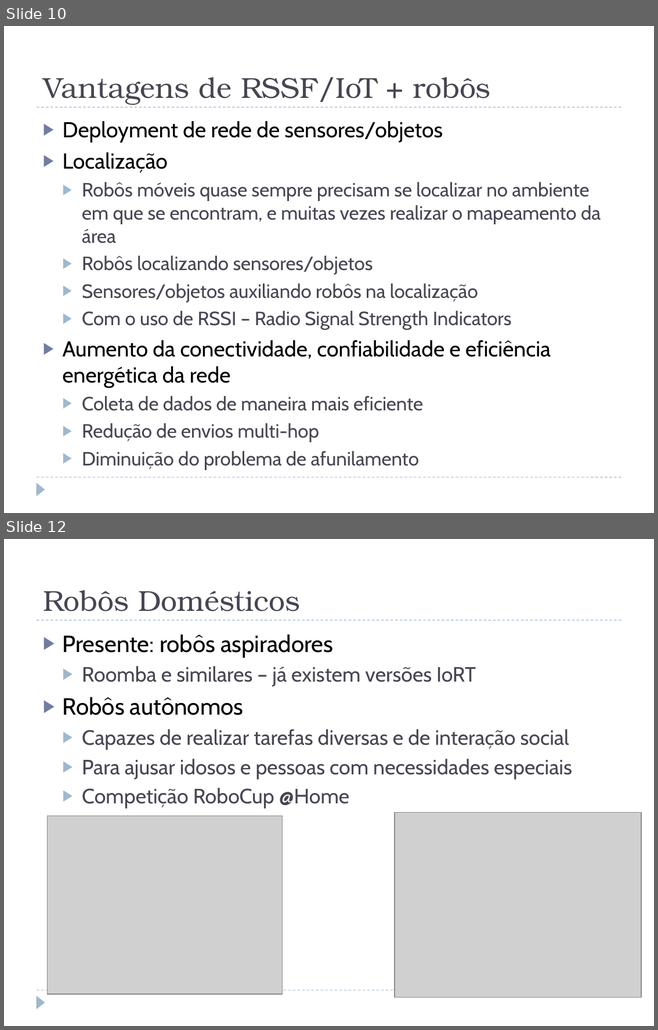
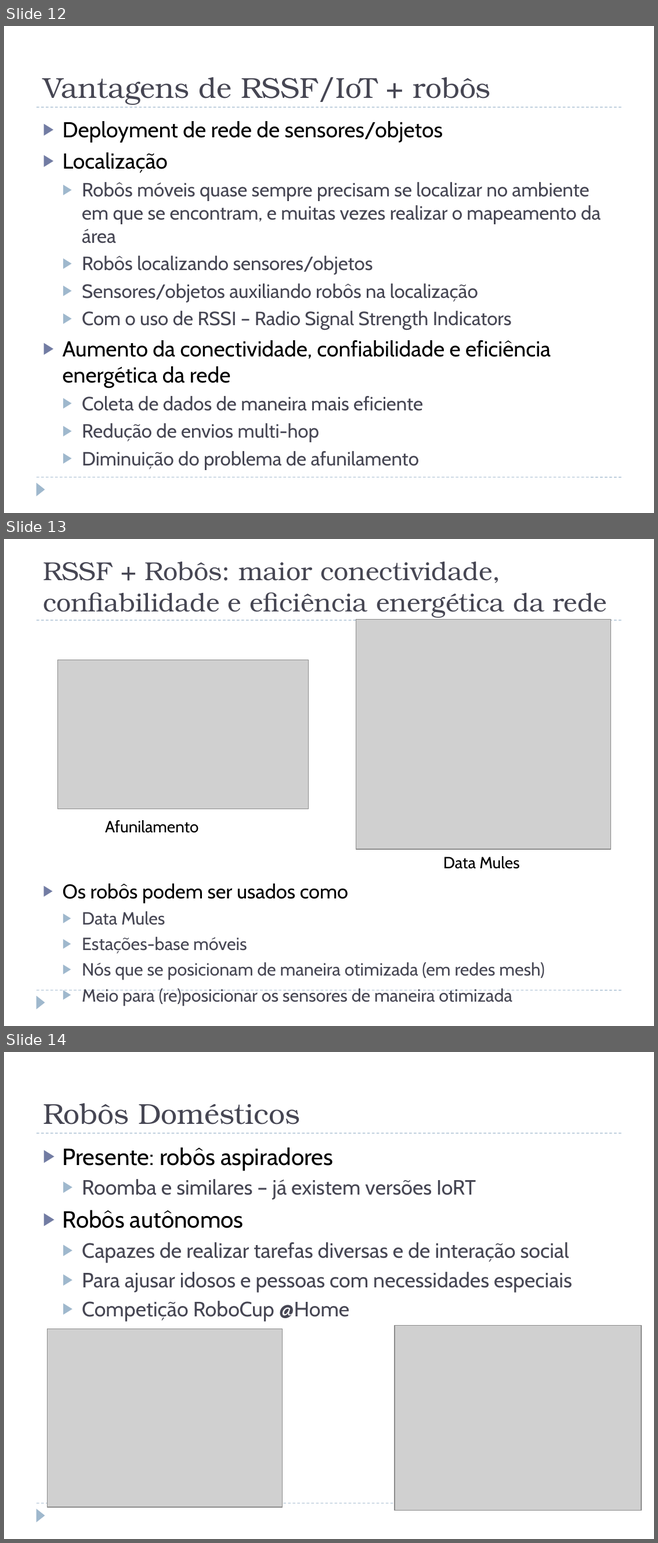
Before and after one commit to phaffonso/mo809-pedro, a slide deck: Internet das Coisas (IoT) e Robótica.pptx. Shown one above the other, each under a label of ours: slides 10 and 12 before the commit, slides 12, 13 and 14 after it; the slides between them are not shown. The pictures are 658x1030 and 658x1543 pixels, drawn with LibreOffice and Linux fonts; fonts in the diff are those of the drawing; grey boxes stand for pictures. Boxes give left, top, right and bottom in pixels: in the first picture for what was removed or moved away, otherwise in the second. Text is boxed around its words. In the diff, an @@ line names an element or a change of style, - is before the commit and + after.

```diff
--- a/Internet das Coisas (IoT) e Robótica.pptx
+++ b/Internet das Coisas (IoT) e Robótica.pptx
@@ slide 13 added at bbox=[4, 539, 654, 1026], background #FFFFFF; not listed: 3 template elements that a slide beside it also shows @@
@@ title added at bbox=[43, 562, 607, 618], 28.8 pt, text #464653 @@
+RSSF + Robôs: maior conectividade, confiabilidade e eficiência energética da rede
@@ picture added at bbox=[356, 620, 611, 849] @@
@@ picture added at bbox=[58, 660, 308, 809] @@
@@ text added at bbox=[105, 820, 198, 833], 18 pt, text #000000 @@
+Afunilamento
@@ text added at bbox=[443, 856, 519, 869], 18 pt, text #000000 @@
+Data Mules
@@ text added at bbox=[63, 884, 545, 1006], 19.6 pt, text #464653 @@
+▶ Os robôs podem ser usados como
+  ▶ Data Mules
+  ▶ Estações-base móveis
+  ▶ Nós que se posicionam de maneira otimizada (em redes mesh)
+  ▶ Meio para (re)posicionar os sensores de maneira otimizada
@@ what was slide 10 is now slide 12 @@
@@ what was slide 12 is now slide 14 @@
```
Also in this commit, not shown: 1 slide changed, 3 other slides added, 2 slides removed, 1 other file.
